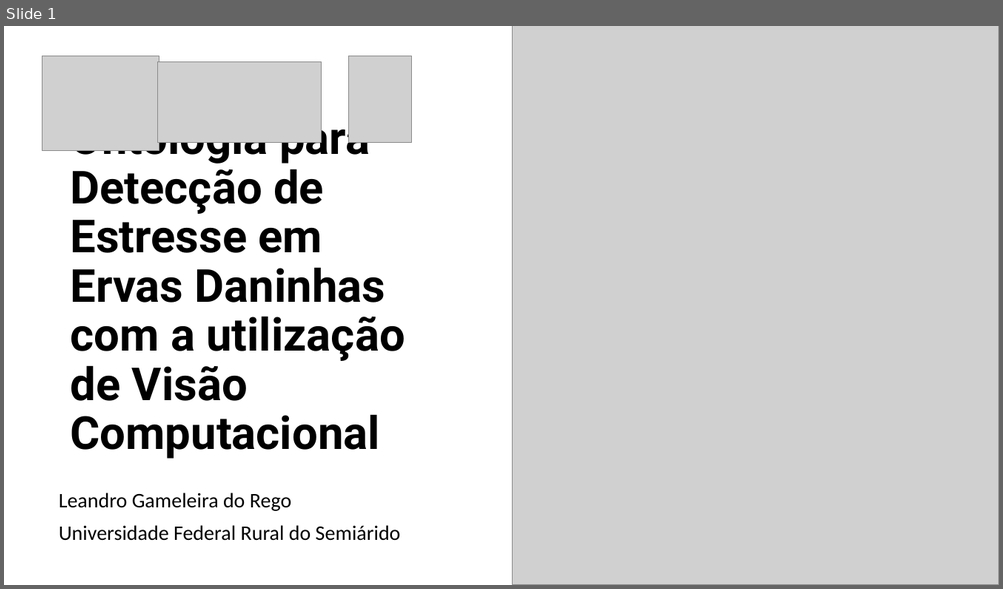
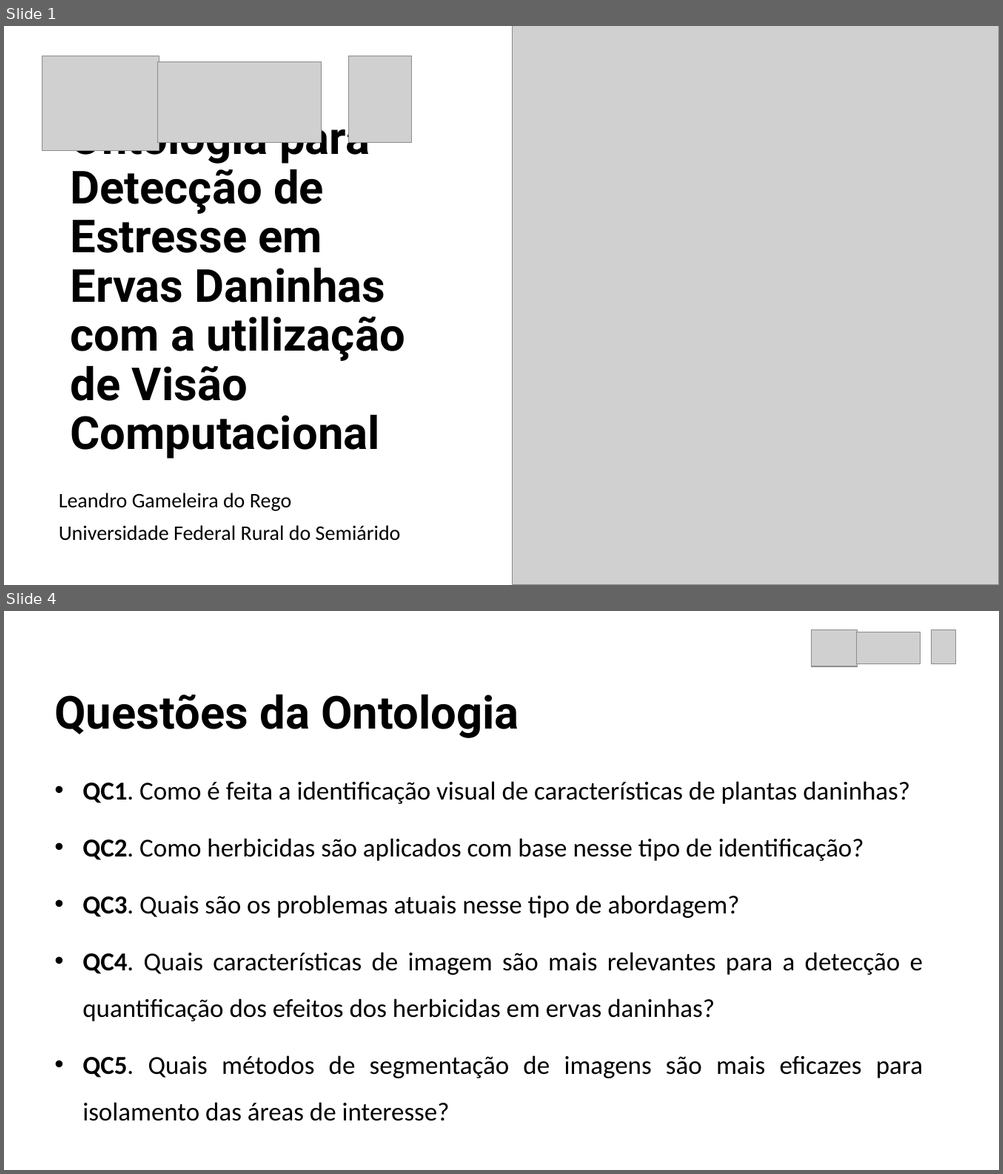
Before and after one commit to leandrogrego/WeedEye, a slide deck: Ontology for weed´s stress detection.pptx. Shown one above the other, each under a label of ours: slide 1 before the commit, slides 1 and 4 after it; the slides between them are not shown. The pictures are 1003x589 and 1003x1174 pixels, drawn with LibreOffice and Linux fonts; fonts in the diff are those of the drawing; grey boxes stand for pictures. Boxes give left, top, right and bottom in pixels: in the first picture for what was removed or moved away, otherwise in the second. Text is boxed around its words. In the diff, an @@ line names an element or a change of style, - is before the commit and + after.

```diff
--- a/Ontology for weed´s stress detection.pptx
+++ b/Ontology for weed´s stress detection.pptx
@@ slide 4 added at (4,611,999,1170), background #FFFFFF @@
@@ picture added at (811,629,857,667) @@
@@ picture added at (856,632,921,664) @@
@@ picture added at (930,629,956,664) @@
@@ title added at (54,694,518,738), 44 pt, text #000000, bold @@
+Questões da Ontologia
@@ text added at (82,781,922,1122), 25 pt, text #000000 @@
+• QC1. Como é feita a identificação visual de características de plantas daninhas?
+• QC2. Como herbicidas são aplicados com base nesse tipo de identificação?
+• QC3. Quais são os problemas atuais nesse tipo de abordagem?
+• QC4. Quais características de imagem são mais relevantes para a detecção e quantificação dos efeitos dos herbicidas em ervas daninhas?
+• QC5. Quais métodos de segmentação de imagens são mais eficazes para isolamento das áreas de interesse?
```
Also in this commit, not shown: 10 slides changed, 5 other slides added, 1 slide removed, 2 other files.
